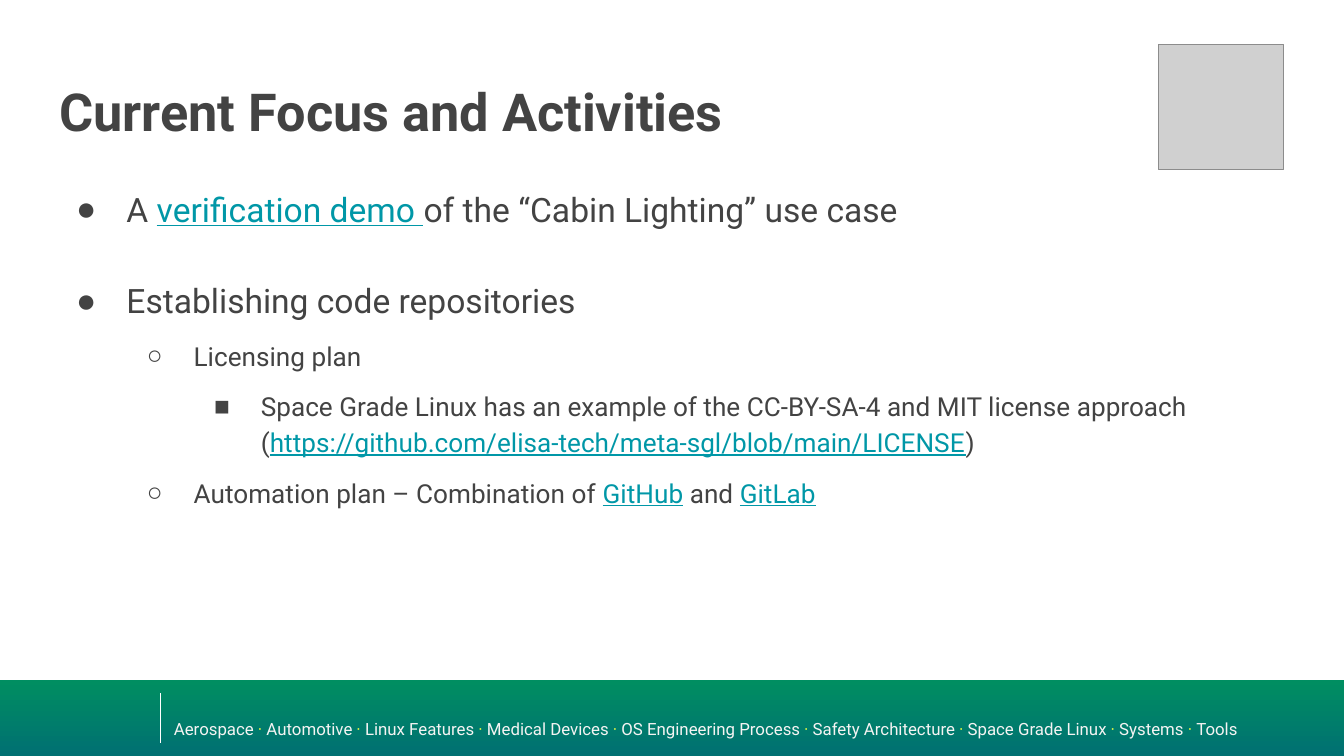
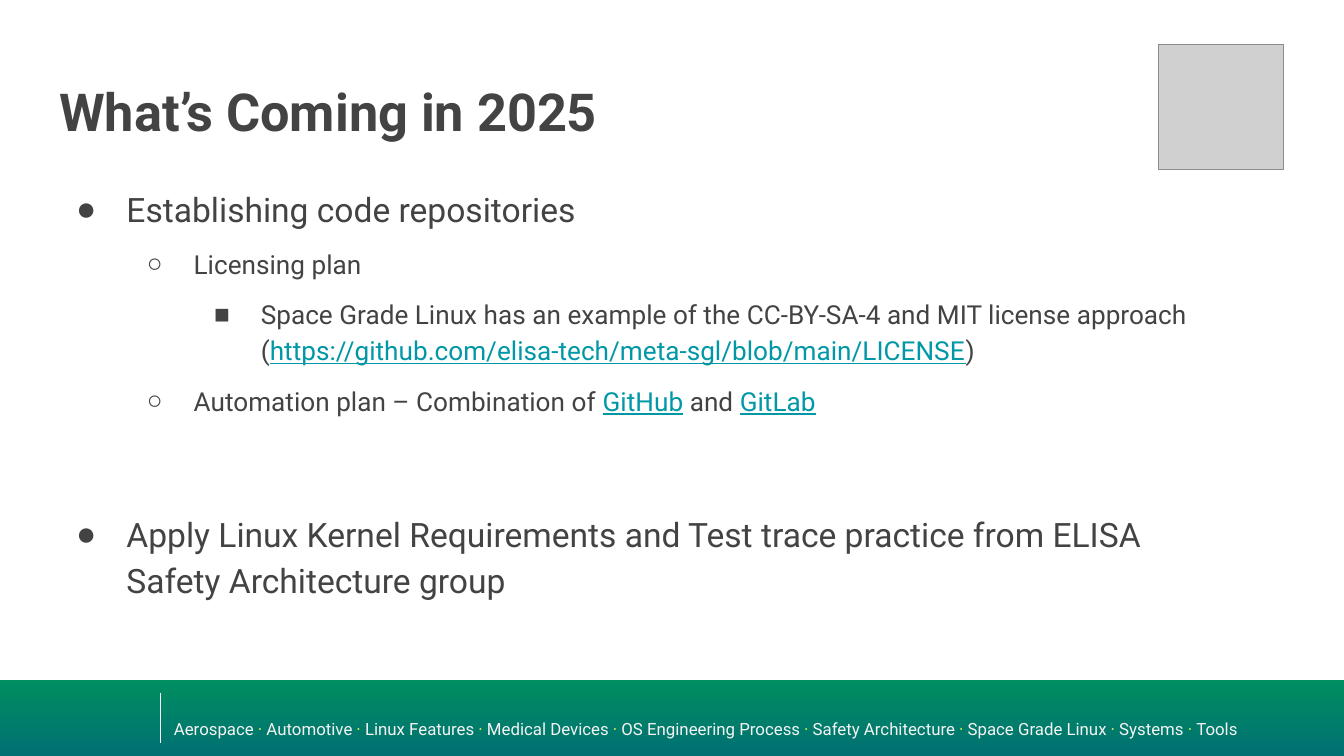
Before and after one commit to elisa-tech/wg-aerospace, a slide deck: slide 7 of presentations/ELISA-aerospace-wg-updates-2025.pptx (slide 5 before the commit). Drawn at 1344x756 pixels with LibreOffice and Linux fonts; fonts in the diff are those of the drawing; grey boxes stand for pictures; background and template pictures are left out. Boxes give left, top, right and bottom in pixels: in the first picture for what was removed or moved away, otherwise in the second. Text is boxed around its words. In the diff, an @@ line names an element or a change of style, - is before the commit and + after.

```diff
--- a/presentations/ELISA-aerospace-wg-updates-2025.pptx
+++ b/presentations/ELISA-aerospace-wg-updates-2025.pptx
@@ title at box(59, 92, 597, 142): text changed @@
-Current Focus and Activities
+What’s Coming in 2025
@@ text at box(126, 196, 898, 229): paragraph removed @@
-● A verification demo of the “Cabin Lighting” use case
@@ text at box(126, 521, 1141, 600): paragraph added @@
+● Apply Linux Kernel Requirements and Test trace practice from ELISA Safety Architecture group
```
Also in this commit, not shown: 3 other slides changed, 1 slide added.
